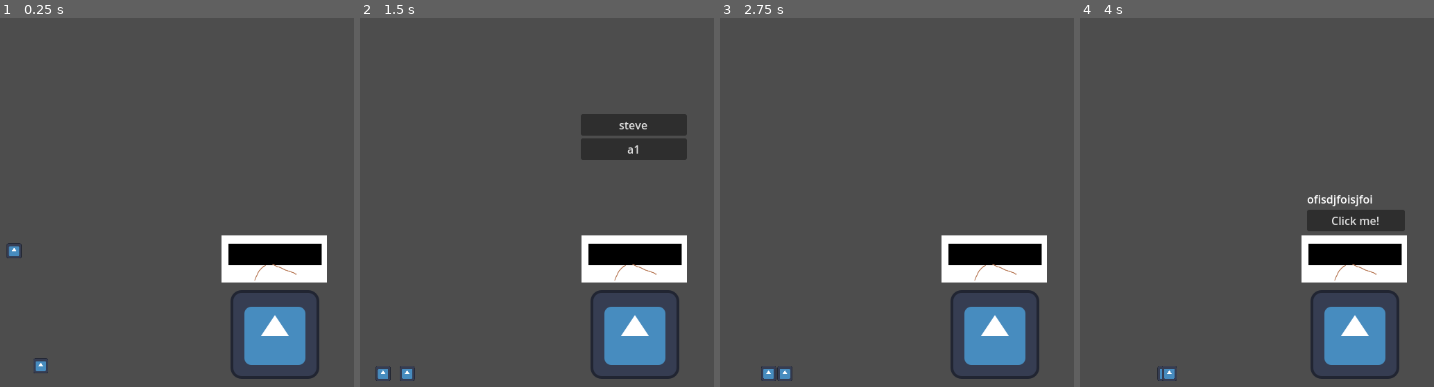
Above: before the commit, frames 1-4 (left to right).
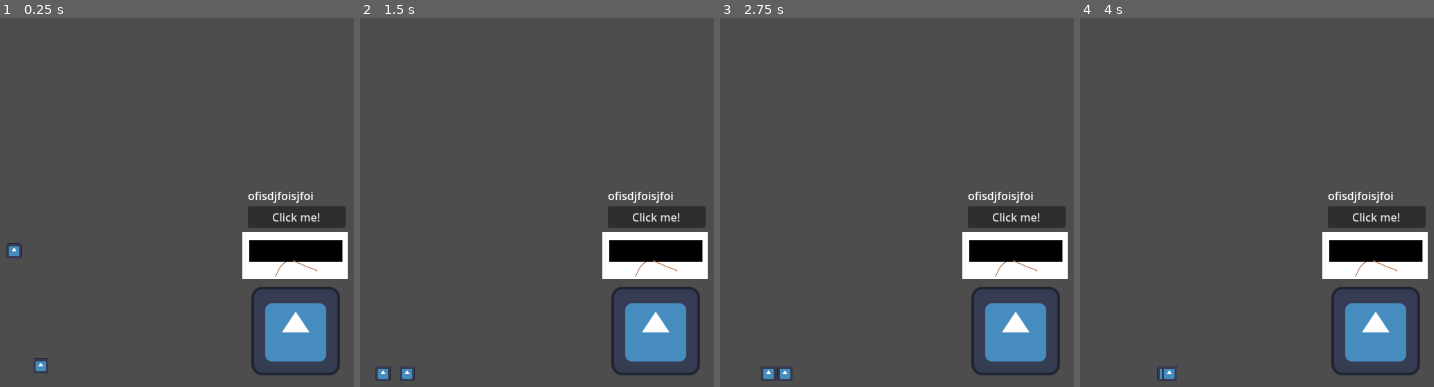
Above: after the commit, the same moments.

Repository: project-noon/Lockdown
Game: Godot game, scene res://world.tscn
Two runs of this game, one before a commit and one after it. Both use one fixed random seed, a clock stepped at 60 frames per second and the inputs below. The engine's default icon, where the game draws it, is replaced by a stand-in: a white triangle on a blue panel in a dark square.
Inputs (mouse positions are in pixels of both pictures, inside the frame that each line leads up to):
- Up to frame 1 (0.25 s): no input
- Up to frame 2 (1.5 s): click (657, 217) at 0.5 s, where only the run after the commit has a clickable "Click me!"; click "Click me!" at 1.25 s
- Up to frame 3 (2.75 s): click (992, 125) at 2 s, where only the run before the commit has a clickable "steve"
- Up to frame 4 (4 s): click (1377, 217) at 2.75 s, where only the run after the commit has a clickable "Click me!"; tap Enter at 3.5 s; move the mouse to (1150, 372) at 3.52 s; right-click (1150, 372) at 3.6 s

The runs differ from the first frame. In frame 1, 8.3% of the frame differs, in the area x 62-99%, y 47-98%; in frame 2, 12%, in the area x 62-99%, y 26-98%; in frame 3, 8.3%; in frame 4, 8.3%.

Commit message:
finished machine and started breathtaking

Diff:
--- /dev/null
+++ b/breathtaking.gd
@@ -0,0 +1,21 @@
+extends Machine
+
+@onready var deathTimer := $deathTimer
+
+# Called when the node enters the scene tree for the first time.
+func _ready():
+	pass # Replace with function body.
+
+
+# Called every frame. 'delta' is the elapsed time since the previous frame.
+func _process(delta):
+	#super._process(delta)
+	pass
+
+func _physics_process(delta):
+	#super._physics_process(delta)
+
+
+	for body in effectArea.get_overlapping_bodies():
+		if body is Controllable:
+			print("aaaaaaaaaaaaaaaaaa")
--- /dev/null
+++ b/breathtaking.tscn
@@ -0,0 +1,9 @@
+[gd_scene load_steps=3 format=3 uid="uid://dfr8dewwjyof8"]
+
+[ext_resource type="PackedScene" uid="uid://b17tc4inueknq" path="res://machine.tscn" id="1_2oksa"]
+[ext_resource type="Script" path="res://breathtaking.gd" id="2_efvu2"]
+
+[node name="Node2D" instance=ExtResource("1_2oksa")]
+script = ExtResource("2_efvu2")
+
+[node name="deathTimer" type="Timer" parent="." index="9"]
--- a/machine.gd
+++ b/machine.gd
@@ -1,4 +1,6 @@
+class_name Machine
 extends Node2D
+
 
 
 var mouseover = false
@@ -8,6 +10,8 @@
 var attached_controllable: Controllable
 @onready var teleportArea := $TeleportArea
 @onready var waitTime := $Timer
+@onready var teleportDest := $TeliportDest
+@onready var effectArea := $Area2D
 
 func _ready():
 	selection_list_menu.visible = false
@@ -28,6 +32,12 @@
 		if Input.is_action_just_pressed("select"):
 			display_something = false
 			selection_list_menu.visible = false
+
+	if waitTime.is_stopped():
+		for body in teleportArea.get_overlapping_bodies():
+			if body is Controllable:
+				waitTime.start(2)
+
 	display_menu.visible = display_something
 
 
@@ -63,7 +73,9 @@
 func _on_timer_timeout() -> void:
 	for body in teleportArea.get_overlapping_bodies():
 		if body is Controllable:
-			body.position.y -= 100
+			body.position = teleportDest.global_position
+			body.change_goal(teleportDest.global_position)
+			#body.meander = false
 			break
 	pass # Replace with function body.
 
--- a/machine.tscn
+++ b/machine.tscn
@@ -5,7 +5,7 @@
 [ext_resource type="Texture2D" uid="uid://bhe4msl00x1yx" path="res://icon.svg" id="3_2k60n"]
 
 [sub_resource type="RectangleShape2D" id="RectangleShape2D_2di84"]
-size = Vector2(162, 249)
+size = Vector2(386, 249)
 
 [sub_resource type="RectangleShape2D" id="RectangleShape2D_nk63p"]
 size = Vector2(126, 128)
@@ -23,7 +23,7 @@
 [node name="Area2D" type="Area2D" parent="."]
 
 [node name="CollisionShape2D" type="CollisionShape2D" parent="Area2D"]
-position = Vector2(-1, -86.5)
+position = Vector2(101, -86.5)
 shape = SubResource("RectangleShape2D_2di84")
 
 [node name="VBoxContainer" type="VBoxContainer" parent="."]
@@ -52,6 +52,7 @@
 texture = ExtResource("3_2k60n")
 
 [node name="TeleportArea" type="Area2D" parent="."]
+collision_mask = 3
 
 [node name="CollisionShape2D" type="CollisionShape2D" parent="TeleportArea"]
 position = Vector2(1, 109)
@@ -66,6 +67,9 @@
 position = Vector2(0, 34)
 shape = SubResource("RectangleShape2D_c3vpu")
 
+[node name="TeliportDest" type="Node2D" parent="."]
+position = Vector2(202, -3)
+
 [connection signal="mouse_entered" from="Area2D" to="." method="_on_area_2d_mouse_entered"]
 [connection signal="mouse_exited" from="Area2D" to="." method="_on_area_2d_mouse_exited"]
 [connection signal="pressed" from="VBoxContainer/Button" to="." method="_on_button_pressed"]
--- a/p1.tscn
+++ b/p1.tscn
@@ -1,9 +1,11 @@
-[gd_scene load_steps=4 format=3 uid="uid://yiffonrqukj5"]
+[gd_scene load_steps=5 format=3 uid="uid://yiffonrqukj5"]
 
 [ext_resource type="Script" path="res://p_1.gd" id="1_neekm"]
 [ext_resource type="Texture2D" uid="uid://bhe4msl00x1yx" path="res://icon.svg" id="1_tp0kx"]
 
 [sub_resource type="RectangleShape2D" id="RectangleShape2D_2g71q"]
+
+[sub_resource type="RectangleShape2D" id="RectangleShape2D_lfjul"]
 
 [node name="CharacterBody2D" type="CharacterBody2D"]
 collision_layer = 2
@@ -26,6 +28,12 @@
 wait_time = 3.0
 autostart = true
 
+[node name="Area2D" type="Area2D" parent="."]
+collision_layer = 3
+
+[node name="CollisionShape2D" type="CollisionShape2D" parent="Area2D"]
+shape = SubResource("RectangleShape2D_lfjul")
+
 [connection signal="mouse_entered" from="." to="." method="_on_mouse_entered"]
 [connection signal="mouse_exited" from="." to="." method="_on_mouse_exited"]
 [connection signal="timeout" from="MeanderTimer" to="." method="_on_meander_timer_timeout"]
--- a/p_1.gd
+++ b/p_1.gd
@@ -9,7 +9,8 @@
 var previous_goal: Vector2
 var selected = false
 var moused_over = false
-
+var meander = true
+@onready var area := $Area2D
 @export var control_name = ""
 
 func change_goal(new_goal: Vector2):
@@ -67,10 +68,18 @@
 	World.controllable.erase(self)
 	queue_free()
 
+
 func _on_meander_timer_timeout():
-	if abs(position.x - goal.x) < 5:
-		var prop_goal = position + Vector2(randf_range(-50,50),randf_range(-10,10))
-		#var difference_x = prop_goal.x - goal_original.x
 
-		if abs(prop_goal.x - goal_original.x) < 50:
-			goal = prop_goal
+	var overlappingMachine = false
+
+	for body in area.get_overlapping_areas():
+		if body.get_parent() is Machine:
+			overlappingMachine = true
+	if meander and not overlappingMachine:
+		if abs(position.x - goal.x) < 5:
+			var prop_goal = position + Vector2(randf_range(-50,50),randf_range(-10,10))
+			#var difference_x = prop_goal.x - goal_original.x
+
+			if abs(prop_goal.x - goal_original.x) < 50:
+				goal = prop_goal
--- a/world.tscn
+++ b/world.tscn
@@ -2,7 +2,7 @@
 
 [ext_resource type="PackedScene" uid="uid://yiffonrqukj5" path="res://p1.tscn" id="1_bx517"]
 [ext_resource type="Script" path="res://world.gd" id="1_ixqgk"]
-[ext_resource type="PackedScene" uid="uid://b17tc4inueknq" path="res://machine.tscn" id="2_xar4g"]
+[ext_resource type="PackedScene" uid="uid://dfr8dewwjyof8" path="res://breathtaking.tscn" id="3_sb2wn"]
 
 [sub_resource type="RectangleShape2D" id="RectangleShape2D_ct65u"]
 size = Vector2(1299, 71)
@@ -27,5 +27,5 @@
 position = Vector2(-23.5, 345)
 shape = SubResource("RectangleShape2D_ct65u")
 
-[node name="Node2D" parent="." instance=ExtResource("2_xar4g")]
-position = Vector2(262, 132)
+[node name="Node2D" parent="." instance=ExtResource("3_sb2wn")]
+position = Vector2(292, 127)
